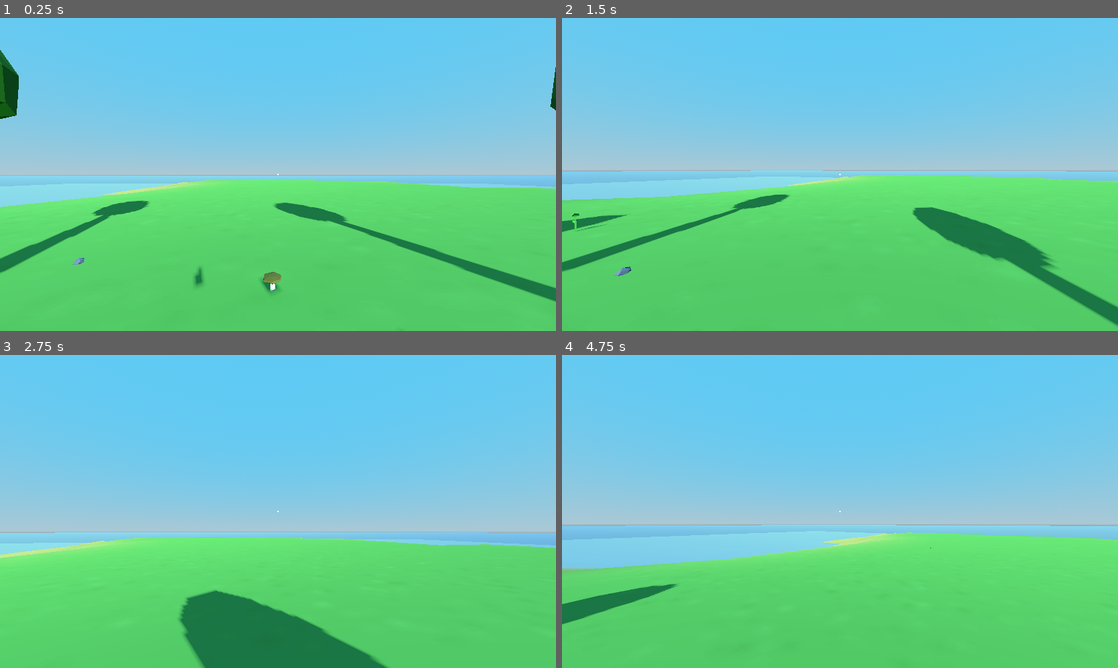
Above: before the commit, frames 1-4 (two rows, left to right).
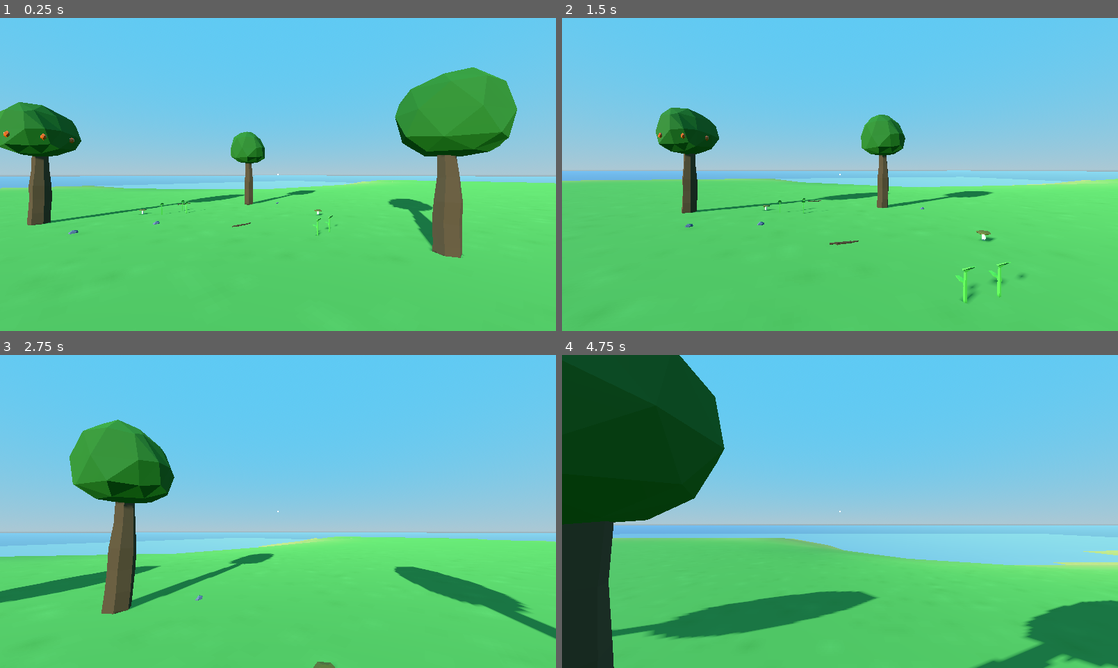
Above: after the commit, the same moments.

Repository: afarber/SurvivalGame
Game: Godot game, scene res://game/main_game.tscn
Two runs of this game, one before a commit and one after it. Both use one fixed random seed, a clock stepped at 60 frames per second and the inputs below.
Inputs (mouse positions are in pixels of both pictures, inside the frame that each line leads up to):
- Up to frame 1 (0.25 s): no input
- Up to frame 2 (1.5 s): tap Enter (ui_accept) at 0.5 s; move the mouse to (867, 174) at 0.52 s; hold W (move_forward) from 0.53 s (still down); tap E (interact) at 0.6 s; click (867, 174) at 0.67 s; tap Space (jump) at 0.77 s; move the mouse to (812, 174) at 1.27 s; tap Shift (sprint) at 1.35 s
- Up to frame 3 (2.75 s): keep holding W (move_forward); tap Space (jump) at 1.52 s; move the mouse to (289, 505) at 2.02 s; tap E (interact) at 2.1 s
- Up to frame 4 (4.75 s): keep holding W (move_forward); move the mouse to (834, 517) at 2.77 s; tap Shift (sprint) at 2.85, 4.35 s; click (834, 517) at 2.92 s; tap Space (jump) at 3.02, 3.77, 4.52 s; move the mouse to (878, 514) at 3.52 s; tap E (interact) at 3.6 s; move the mouse to (795, 508) at 4.27 s

The runs differ from the first frame. In frame 1, 16% of the frame differs, in the area x 0-100%, y 10-91%; in frame 2, 11%; in frame 3, 17%; in frame 4, 33%, in the area x 0-100%, y 0-100%.

Commit message:
Delete the blueprint costs from the inventory after crafting

Diff:
--- a/game/event_system.gd
+++ b/game/event_system.gd
@@ -10,6 +10,7 @@
 signal INV_set_description_label
 signal INV_set_extra_info_label
 signal INV_add_item
+signal INV_delete_crafting_blueprints_costs
 
 signal PLY_freeze_player
 signal PLY_unfreeze_player
--- a/game/managers/inventory_manager.gd
+++ b/game/managers/inventory_manager.gd
@@ -8,6 +8,7 @@
 	EventSystem.INV_try_to_pickup_item.connect(try_to_pickup_item)
 	EventSystem.INV_ask_to_update_inventory.connect(send_inventory)
 	EventSystem.INV_switch_two_item_indexes.connect(switch_two_item_indexes)
+	EventSystem.INV_delete_crafting_blueprints_costs.connect(delete_crafting_blueprints_costs)
 	EventSystem.INV_add_item.connect(add_item)
 
 func _ready() -> void:
@@ -27,6 +28,20 @@
 	# count how many elements are null
 	return inventory.count(null)
 
+func delete_crafting_blueprints_costs(costs: Array[BlueprintCostData]) -> void:
+	for cost in costs:
+		for _a in cost.amount:
+			delete_item(cost.item_key)
+
+func delete_item(item_key: ItemConfig.Keys) -> void:
+	var index = inventory.rfind(item_key)
+	if index < 0:
+		print(item_key, " not found in the inventory ", inventory)
+		return
+
+	inventory[index] = null
+	send_inventory()
+
 func add_item(item_key: ItemConfig.Keys) -> void:
 	for i in inventory.size():
 		if inventory[i] == null:
--- a/stages/island.tscn
+++ b/stages/island.tscn
@@ -60,7 +60,13 @@
 transform = Transform3D(1, 0, 0, 0, 1, 0, 0, 0, 1, 1.53214, 0.0103053, -4.11591)
 
 [node name="PickupableFruit" parent="." instance=ExtResource("4_ci5tp")]
-transform = Transform3D(1, 0, 0, 0, 1, 0, 0, 0, 1, 1.81933, 1.3752, -0.932612)
+transform = Transform3D(1, 0, 0, 0, 1, 0, 0, 0, 1, -2.79153, 2.74349, 4.38631)
+
+[node name="PickupableFruit2" parent="." instance=ExtResource("4_ci5tp")]
+transform = Transform3D(1, 0, 0, 0, 1, 0, 0, 0, 1, -2.6885, 2.74349, 3.68624)
+
+[node name="PickupableFruit3" parent="." instance=ExtResource("4_ci5tp")]
+transform = Transform3D(1, 0, 0, 0, 1, 0, 0, 0, 1, -3.10879, 2.74349, 3.12177)
 
 [node name="PickupableStick" parent="." instance=ExtResource("4_gm4c2")]
 transform = Transform3D(1, 0, 0, 0, 1, 0, 0, 0, 1, -5, 0, -1)
@@ -74,14 +80,23 @@
 [node name="PickupableStone2" parent="." instance=ExtResource("5_v2a3h")]
 transform = Transform3D(1, 0, 0, 0, 1, 0, 0, 0, 1, -1, 0, 1)
 
+[node name="PickupableStone3" parent="." instance=ExtResource("5_v2a3h")]
+transform = Transform3D(1, 0, 0, 0, 1, 0, 0, 0, 1, -1.25122, 0, 2.93457)
+
 [node name="PickupablePlant" parent="." instance=ExtResource("6_rpwj6")]
 transform = Transform3D(1, 0, 0, 0, 1, 0, 0, 0, 1, 3.22905, 2.38419e-07, -2.45247)
 
+[node name="PickupablePlant5" parent="." instance=ExtResource("6_rpwj6")]
+transform = Transform3D(1, 0, 0, 0, 1, 0, 0, 0, 1, 3.22905, 2.38419e-07, -1.93709)
+
 [node name="PickupablePlant2" parent="." instance=ExtResource("6_rpwj6")]
-transform = Transform3D(1, 0, 0, 0, 1, 0, 0, 0, 1, -2.54964, 2.38419e-07, 0.188179)
+transform = Transform3D(1, 0, 0, 0, 1, 0, 0, 0, 1, -2.29055, 2.38419e-07, -0.297173)
 
 [node name="PickupablePlant3" parent="." instance=ExtResource("6_rpwj6")]
-transform = Transform3D(1, 0, 0, 0, 1, 0, 0, 0, 1, -6.11467, 0, -5.2762)
+transform = Transform3D(1, 0, 0, 0, 1, 0, 0, 0, 1, -2.96471, 0, -0.341348)
+
+[node name="PickupablePlant4" parent="." instance=ExtResource("6_rpwj6")]
+transform = Transform3D(1, 0, 0, 0, 1, 0, 0, 0, 1, -2.54964, 2.38419e-07, 0.547798)
 
 [node name="Water" type="MeshInstance3D" parent="."]
 transform = Transform3D(1, 0, 0, 0, 1, 0, 0, 0, 1, -0.0567877, -4.56717, 0.0230827)
@@ -96,4 +111,4 @@
 environment = SubResource("Environment_d3ukl")
 
 [node name="Player" parent="." instance=ExtResource("7_01fi3")]
-transform = Transform3D(1, 0, 0, 0, 1, 0, 0, 0, 1, 1.60765, 1.09456, -1.30826)
+transform = Transform3D(0.650271, 0, 0.759703, 0, 1, 0, -0.759703, 0, 0.650271, 6.60765, 1.09456, 2.30571)
--- a/ui/custom_nodes/crafting_button.gd
+++ b/ui/custom_nodes/crafting_button.gd
@@ -28,6 +28,8 @@
 	EventSystem.INV_set_extra_info_label.emit("")
 
 func crafting_button_pressed() -> void:
+	var costs := ItemConfig.get_crafting_blueprint_resource(item_key).costs
+	EventSystem.INV_delete_crafting_blueprints_costs.emit(costs)
 	EventSystem.INV_add_item.emit(item_key)
 
 func set_item_key(_item_key: ItemConfig.Keys) -> void:
@@ -44,9 +46,9 @@
 	if blueprint.needs_tinderbox:
 		requirements += "\nTinderbox"
 
-	for blueprint_cost in blueprint.costs:
-		var cost_name := ItemConfig.get_item_resource(blueprint_cost.item_key).display_name
+	for cost in blueprint.costs:
+		var cost_name := ItemConfig.get_item_resource(cost.item_key).display_name
 		requirements += "\n%s: %d" % [
 			cost_name,
-			blueprint_cost.amount
+			cost.amount
 		]
Binary file changed: screenshot.png
